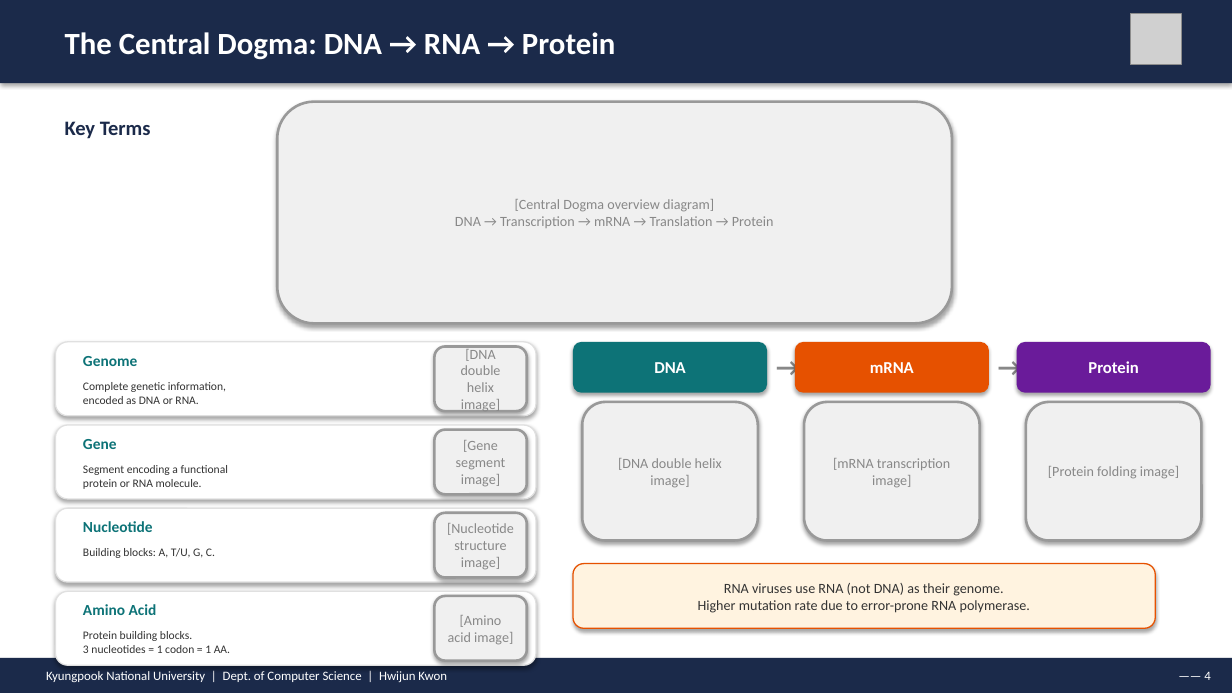
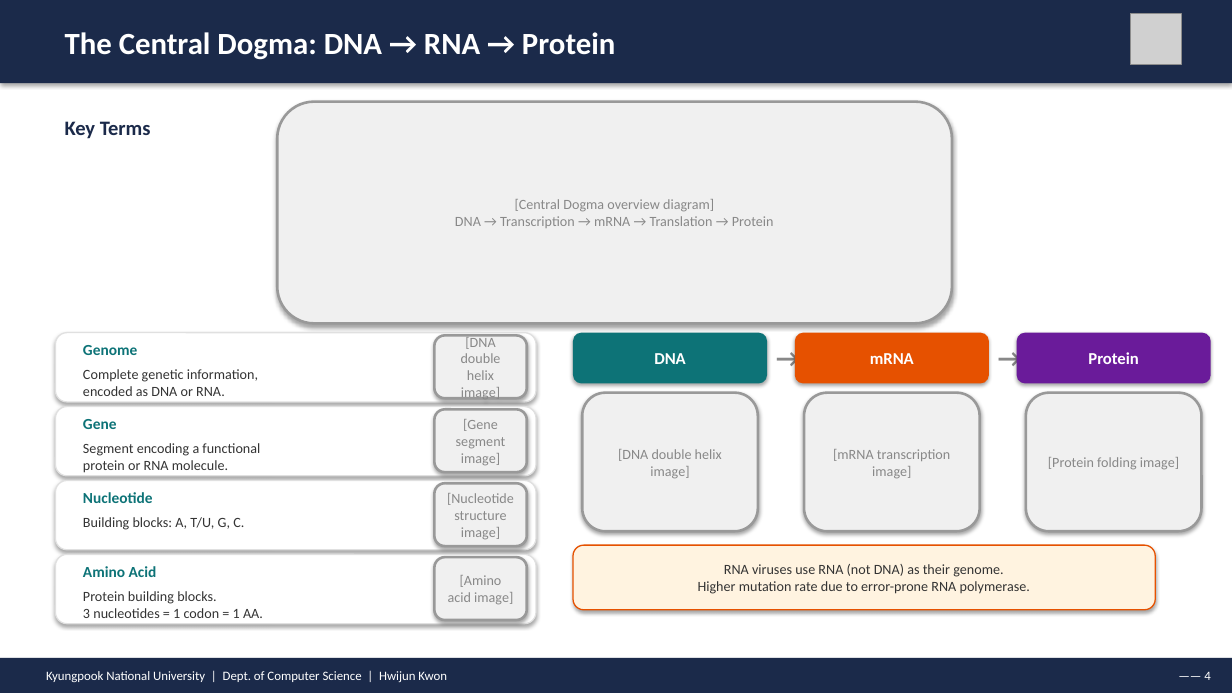
Before and after one commit to hwijunkwon/mutbench, a slide deck: slide 4 of paper/ppt/MutBench_Defense_v4.pptx. Drawn at 1232x693 pixels with LibreOffice and Linux fonts; fonts in the diff are those of the drawing; grey boxes stand for pictures. Boxes give left, top, right and bottom in pixels: in the first picture for what was removed or moved away, otherwise in the second. Text is boxed around its words. In the diff, an @@ line names an element or a change of style, - is before the commit and + after.

```diff
--- a/paper/ppt/MutBench_Defense_v4.pptx
+++ b/paper/ppt/MutBench_Defense_v4.pptx
@@ rounded rectangle: place and size @@
-rounded rectangle at box(55, 342, 536, 416)
+rounded rectangle at box(55, 333, 536, 402)
@@ 7 rounded rectangles, 3 texts: place and size @@
-7 rounded rectangles, 3 texts at box(83, 342, 1211, 541)
+7 rounded rectangles, 3 texts at box(83, 333, 1211, 531)
@@ text "Complete genetic information,": place and size @@
-text "Complete genetic information," at box(83, 382, 226, 404)
+text "Complete genetic information," at box(83, 369, 258, 396)
@@ rounded rectangle: place and size @@
-rounded rectangle at box(55, 425, 536, 499)
+rounded rectangle at box(55, 407, 536, 476)
@@ 2 rounded rectangles, 2 texts: place and size @@
-2 rounded rectangles, 2 texts at box(83, 430, 1155, 628)
+2 rounded rectangles, 2 texts at box(83, 409, 1155, 610)
@@ rounded rectangle: place and size @@
-rounded rectangle at box(55, 508, 536, 582)
+rounded rectangle at box(55, 481, 536, 550)
@@ 2 texts, 1 rounded rectangle: place and size @@
-2 texts, 1 rounded rectangle at box(83, 513, 527, 578)
+2 texts, 1 rounded rectangle at box(83, 483, 527, 546)
@@ rounded rectangle: place and size @@
-rounded rectangle at box(55, 592, 536, 665)
+rounded rectangle at box(55, 555, 536, 624)
@@ 2 texts, 1 rounded rectangle: place and size @@
-2 texts, 1 rounded rectangle at box(83, 596, 527, 661)
+2 texts, 1 rounded rectangle at box(83, 557, 527, 620)
@@ size 9 to 11 pt in 4 elements at box(83, 369, 258, 396), box(83, 443, 260, 473), box(83, 517, 244, 530), box(83, 591, 263, 618) @@
```
Also in this commit, not shown: 19 other slides changed, 1 other file.
